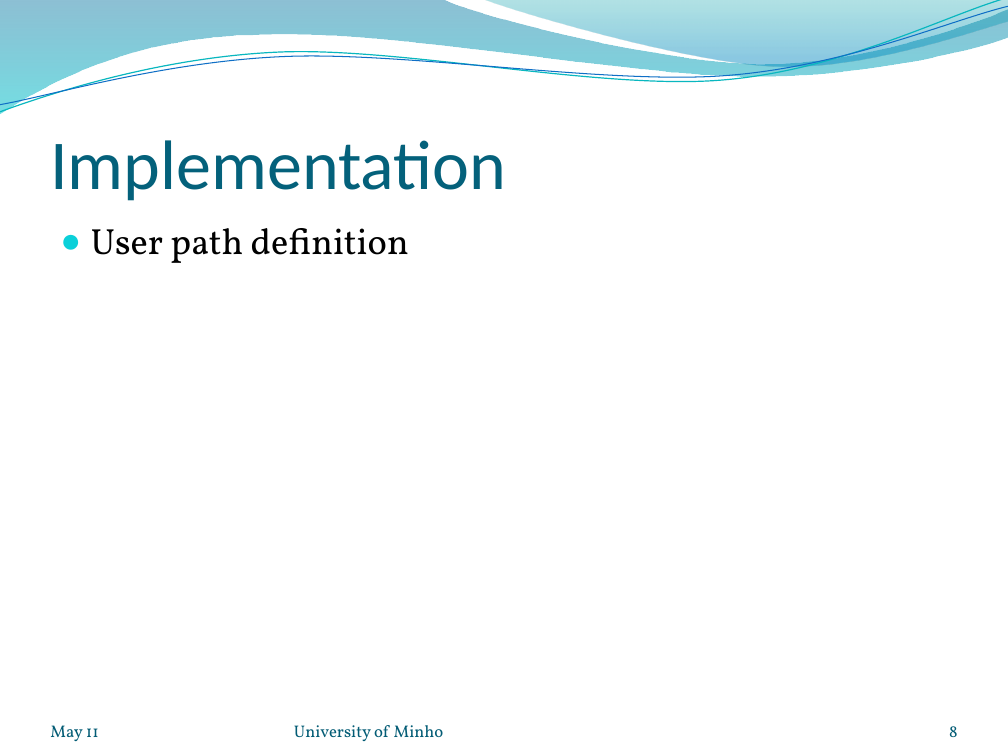
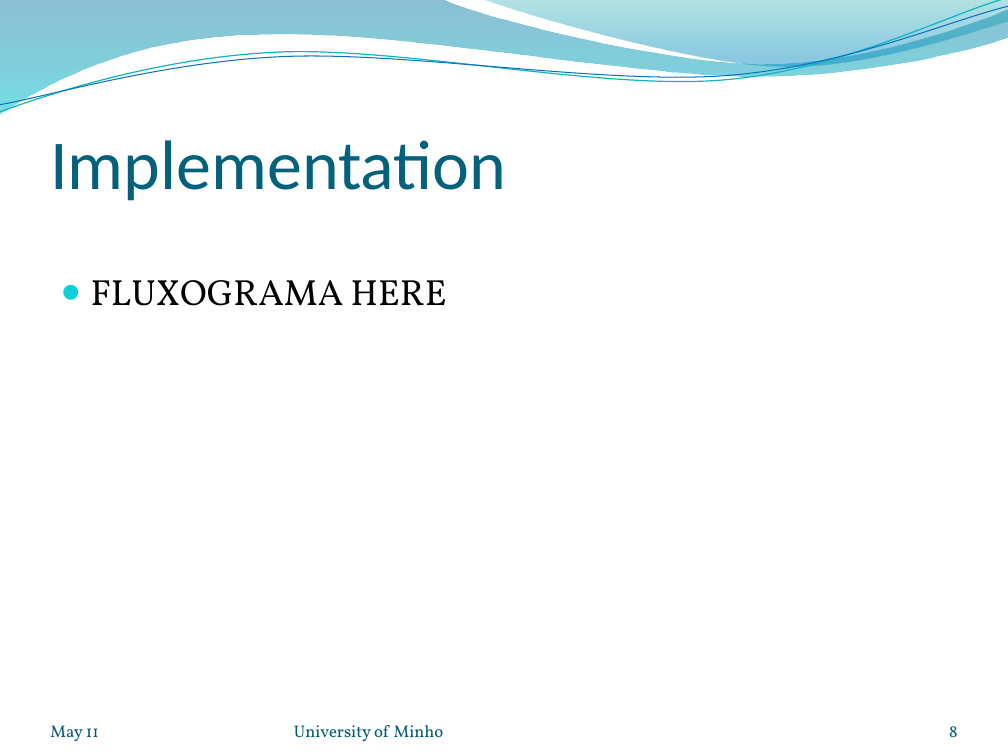
Before and after one commit to nunosilva800/Motion-Graphs, a slide deck: slide 8 of relatorio/motion_graphs_presentation.pptx. Drawn at 1008x756 pixels with LibreOffice and Linux fonts; fonts in the diff are those of the drawing; background and template pictures are left out. Boxes give left, top, right and bottom in pixels: in the first picture for what was removed or moved away, otherwise in the second. Text is boxed around its words. In the diff, an @@ line names an element or a change of style, - is before the commit and + after.

```diff
--- a/relatorio/motion_graphs_presentation.pptx
+++ b/relatorio/motion_graphs_presentation.pptx
@@ text at [91,280,447,306]: text changed @@
-● User path definition
+● FLUXOGRAMA HERE
```
Also in this commit, not shown: 2 other slides changed, 1 slide added.
